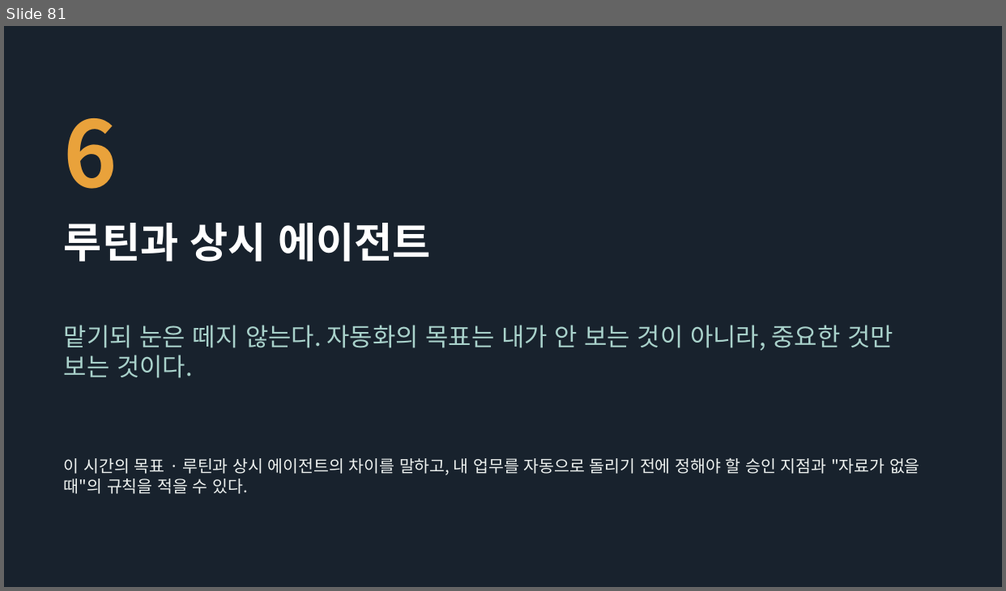
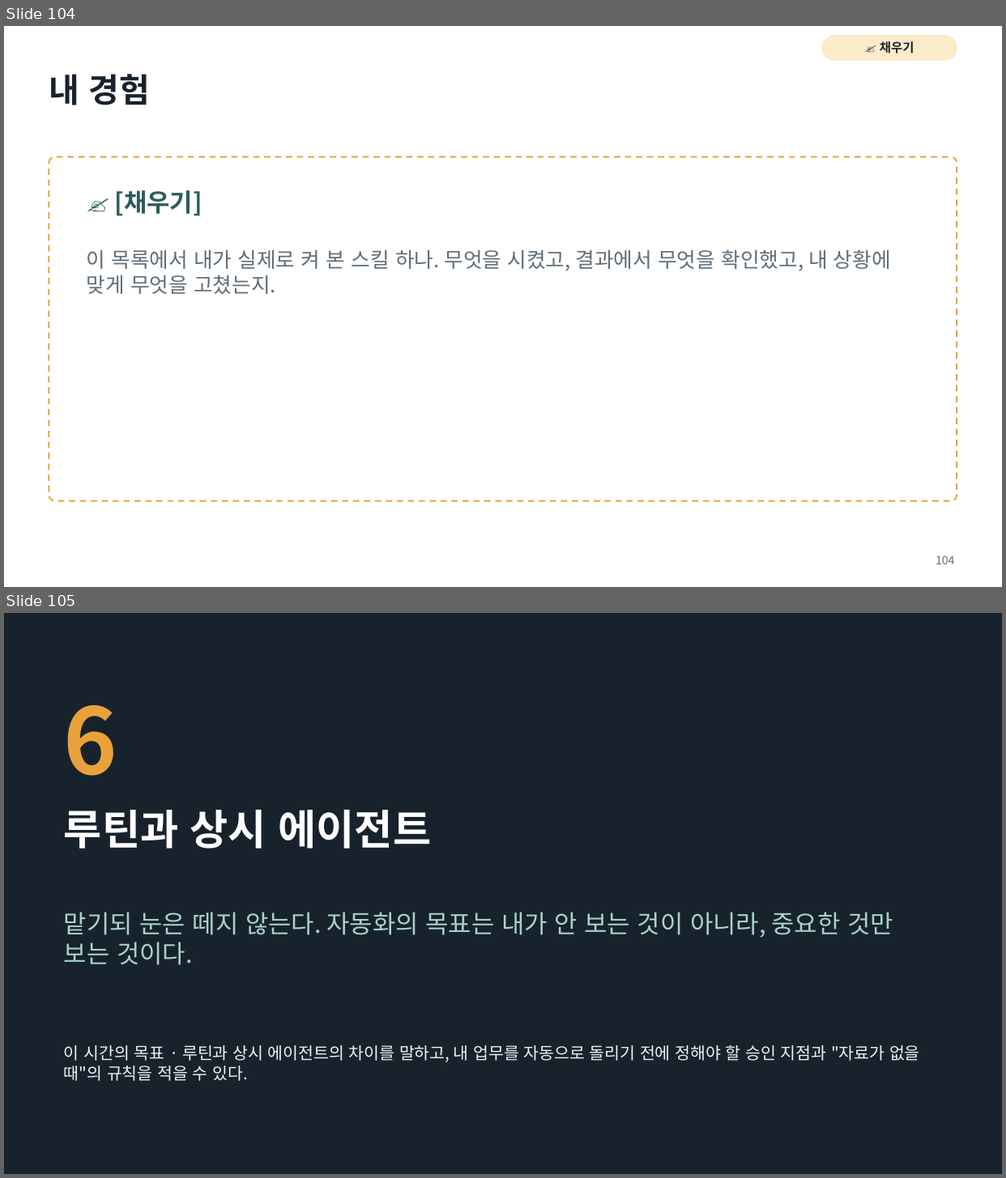
Before and after one commit to aplaxas/AI-Harness, a slide deck: courses/ai-for-work/2-week/decks/2주차-AI와-일하는-법.pptx. Shown one above the other, each under a label of ours: slide 81 before the commit, slides 104 and 105 after it. The pictures are 1006x591 and 1006x1178 pixels, drawn with LibreOffice and Linux fonts; fonts in the diff are those of the drawing. Boxes give left, top, right and bottom in pixels: in the first picture for what was removed or moved away, otherwise in the second. Text is boxed around its words. In the diff, an @@ line names an element or a change of style, - is before the commit and + after.

```diff
--- a/courses/ai-for-work/2-week/decks/2주차-AI와-일하는-법.pptx
+++ b/courses/ai-for-work/2-week/decks/2주차-AI와-일하는-법.pptx
@@ slide 104 added at (4, 26, 1002, 587), background #FFFFFF @@
@@ rounded rectangle added at (822, 35, 957, 61), fill #FBEBCB, outline #FBEBCB 0.75 pt, 12 pt, text #18222D, bold @@
+✍️ 채우기
@@ title added at (49, 74, 151, 105), 32 pt, text #18222D, bold @@
+내 경험
@@ rounded rectangle added at (49, 157, 957, 501), fill #FFFFFF, outline #E9A23B 1.5 pt dashed @@
@@ text added at (124, 190, 202, 216), 24 pt, text #2B5D5A, bold @@
+✍️ [채우기]
@@ text added at (87, 250, 891, 294), 20 pt, text #5F6E7A @@
+이 목록에서 내가 실제로 켜 본 스킬 하나. 무엇을 시켰고, 결과에서 무엇을 확인했고, 내 상황에 맞게 무엇을 고쳤는지.
@@ page number added at (936, 556, 955, 565), 11 pt, text #5F6E7A @@
+104
@@ what was slide 81 is now slide 105 @@
```
Also in this commit, not shown: 4 slides changed, 23 other slides added, 8 other files.
